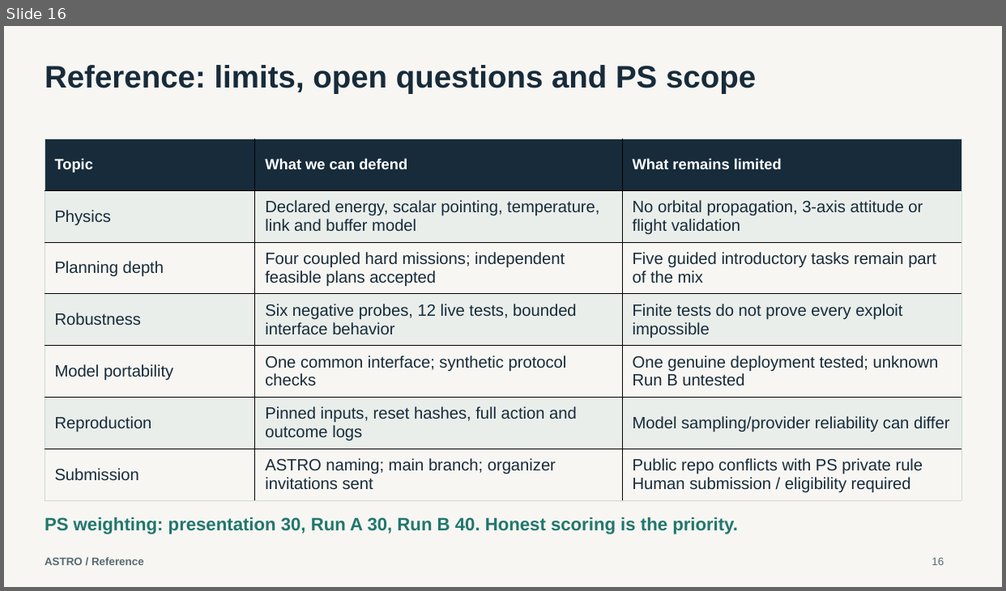
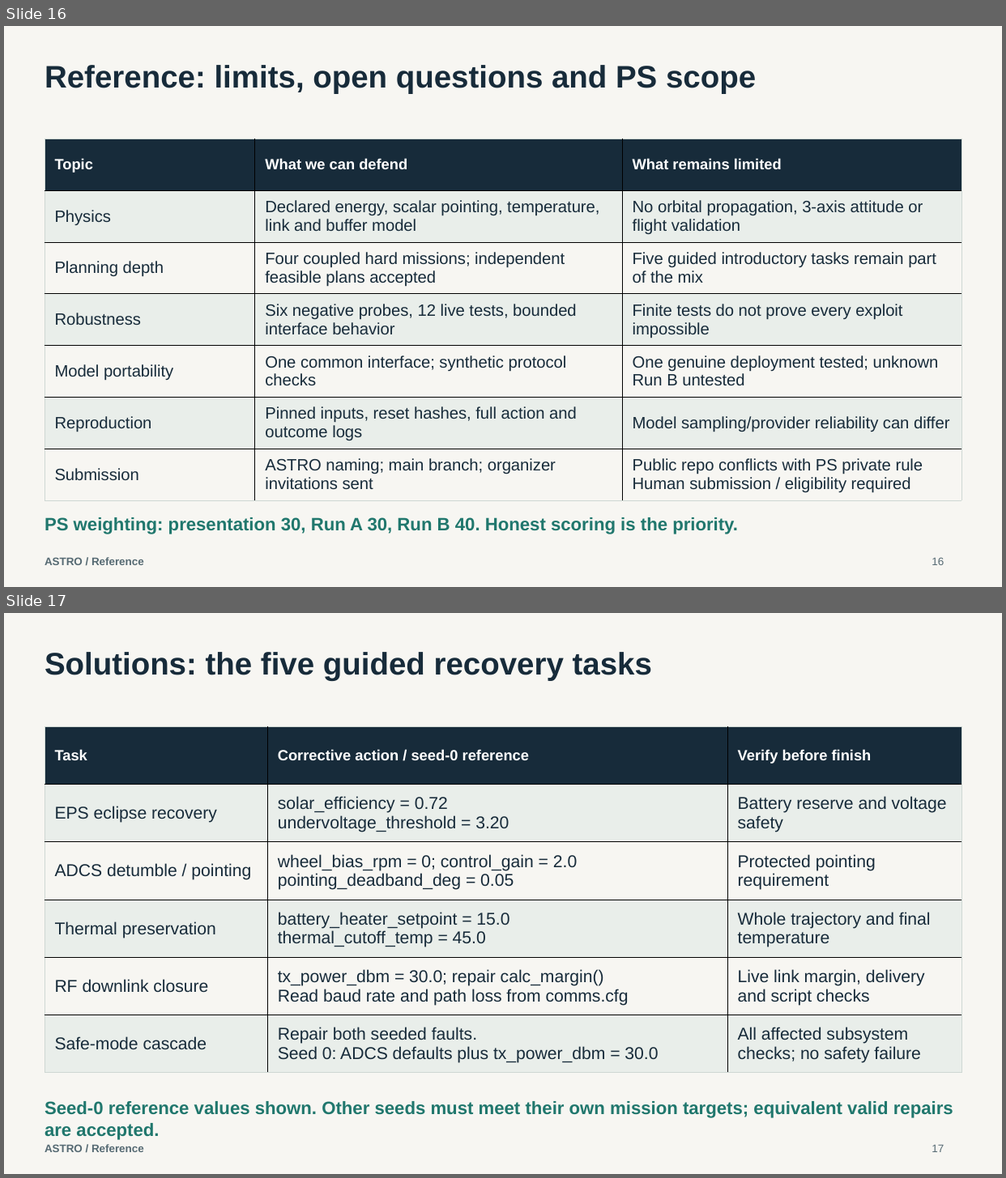
Before and after one commit to devesh3001/ASTRO, a slide deck: submission_bundle/defense-deck.pptx. Shown one above the other, each under a label of ours: slide 16 before the commit, slides 16 and 17 after it. The pictures are 1006x591 and 1006x1178 pixels, drawn with LibreOffice and Linux fonts; fonts in the diff are those of the drawing. Boxes give left, top, right and bottom in pixels: in the first picture for what was removed or moved away, otherwise in the second. Text is boxed around its words. In the diff, an @@ line names an element or a change of style, - is before the commit and + after.

Commit message:
Add reference solutions for all nine satellite tasks

```diff
--- a/submission_bundle/defense-deck.pptx
+++ b/submission_bundle/defense-deck.pptx
@@ slide 17 added at [4,613,1002,1174], background #F7F6F2 @@
@@ text added at [44,652,652,681], 30 pt, text #172B3A, bold @@
+Solutions: the five guided recovery tasks
@@ table added at [44,726,961,1072], 6 rows, 3 columns @@
+Task | Corrective action / seed-0 reference | Verify before finish
+EPS eclipse recovery | solar_efficiency = 0.72 / undervoltage_threshold = 3.20 | Battery reserve and voltage safety
+ADCS detumble / pointing | wheel_bias_rpm = 0; control_gain = 2.0 / pointing_deadband_deg = 0.05 | Protected pointing requirement
+Thermal preservation | battery_heater_setpoint = 15.0 / thermal_cutoff_temp = 45.0 | Whole trajectory and final temperature
+RF downlink closure | tx_power_dbm = 30.0; repair calc_margin() / Read baud rate and path loss from comms.cfg | Live link margin, delivery and script checks
+Safe-mode cascade | Repair both seeded faults. / Seed 0: ADCS defaults plus tx_power_dbm = 30.0 | All affected subsystem checks; no safety failure
@@ text added at [44,1101,953,1140], 17.2 pt, text #20776D, bold @@
+Seed-0 reference values shown. Other seeds must meet their own mission targets; equivalent valid repairs are accepted.
@@ text added at [44,1144,144,1152], 10.5 pt, text #566A73, bold @@
+ASTRO / Reference
@@ text added at [931,1144,944,1152], 10.5 pt, text #566A73 @@
+17
```
Also in this commit, not shown: 1 slide changed, 1 other slide added, 5 other files.
